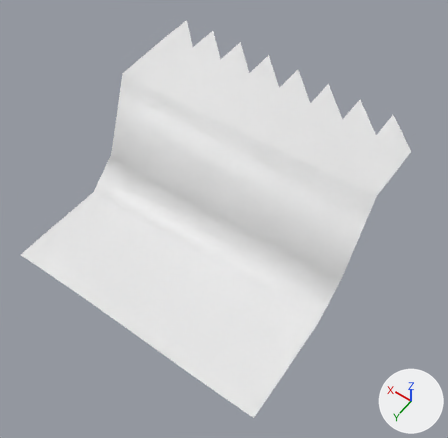
Two versions of the OBJ model models/areas/fort/sand_1_0.obj, one commit apart.
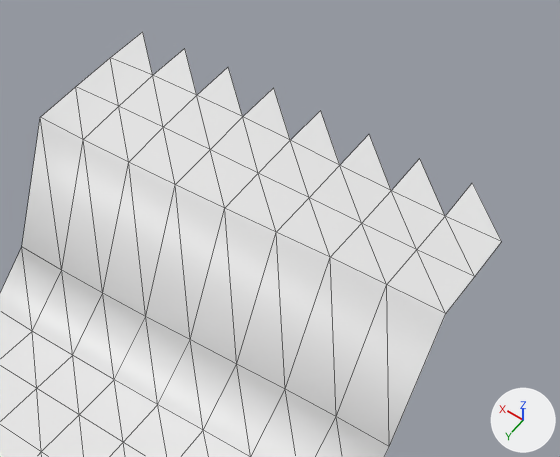
Each version is shown whole from a 50 mm lens placed at (14.9, 13.3, 40.2), pointed at (31.7, -10.1, 3.3), then close up on the part from 22% to 100% of the width and 0% to 65% of the height. The lights are fixed; the arrows at lower right show +X, +Y and +Z. The older version's two pictures come first. The close-ups show mesh edges as thin lines. Where no turn or scale is listed for an object, it has been applied to the vertices. Vertices at exactly the same position are counted once.

The older version as bpy lines, for what is in view:
```python
me_sand_1_0 = bpy.data.meshes.new('sand_1_0')
me_sand_1_0.from_pydata(...)  # 80 vertices, 120 faces; spans x 22.0..44.0, y -22.0..0.0, z -0.3..9.3
ob_sand_1_0 = bpy.data.objects.new('sand_1_0', me_sand_1_0)
ob_sand_1_0.location = (0.0, 0.0, 0.0)
```
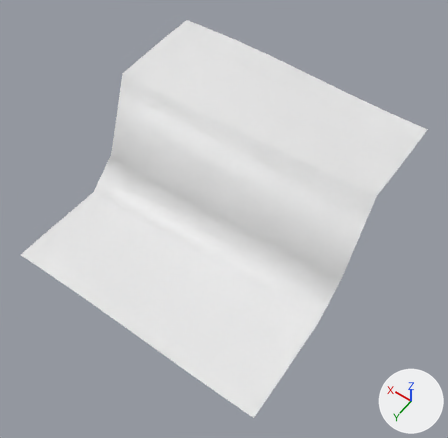
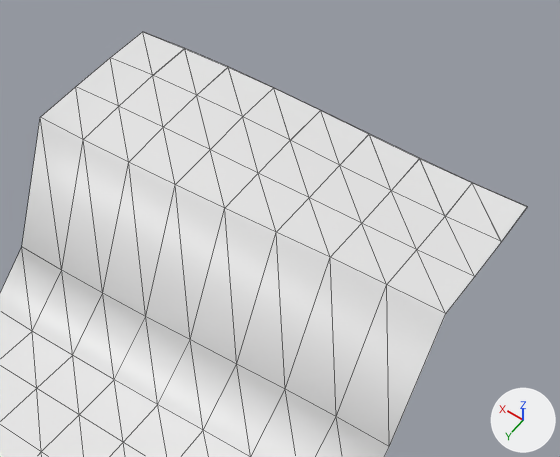
Changed parts and their boxes (x1, y1, x2, y2) in the close-ups (560 x 457 px):
'sand_1_0', reshaped
    before: (0, 32, 501, 457)
    after: (0, 32, 527, 457)
part 1 of me_sand_1_0, added
    after: (143, 32, 527, 242)

The change in detail:
me_sand_1_0 is used by ob_sand_1_0; location (0.0, 0.0, 0.0).
me_sand_1_0 had 80 vertices, 120 faces and spanned x 22.0..44.0, y -22.0..0.0, z -0.3..9.3.
me_sand_1_0 now has 105 vertices, 136 faces and spans x 22.0..44.0, y -22.0..0.0, z -0.3..9.3.
Part 1, on me_sand_1_0:
20 vertices are added at x 22.0..44.0, y -22.0..-19.3, z 8.7..9.3.
5 new vertices lie (0.0, 2.8, 0.0) away from vertices in x 22.0..33.0, y -22.0, z 8.7..9.1.
16 new faces join them.
